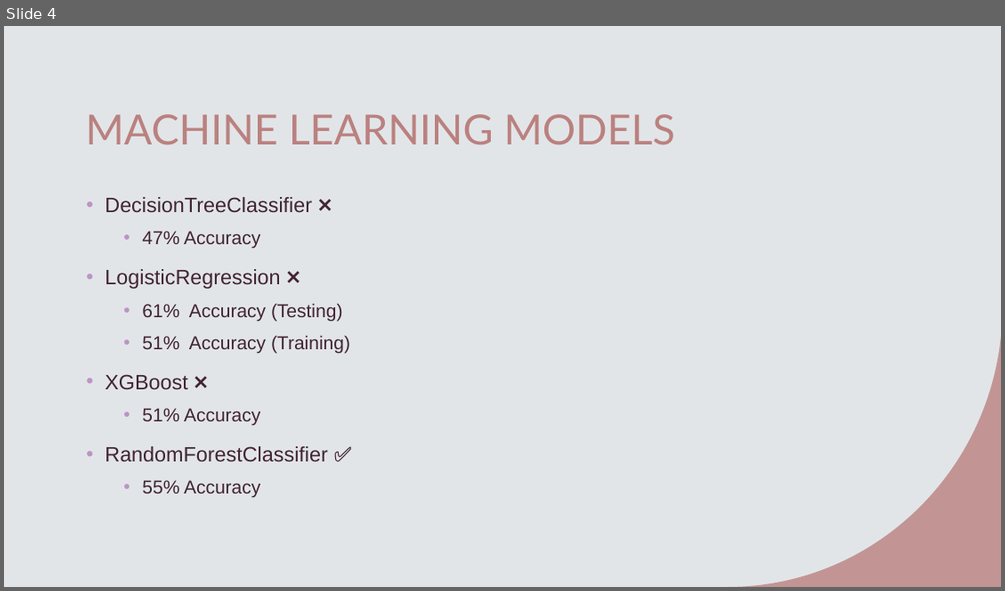
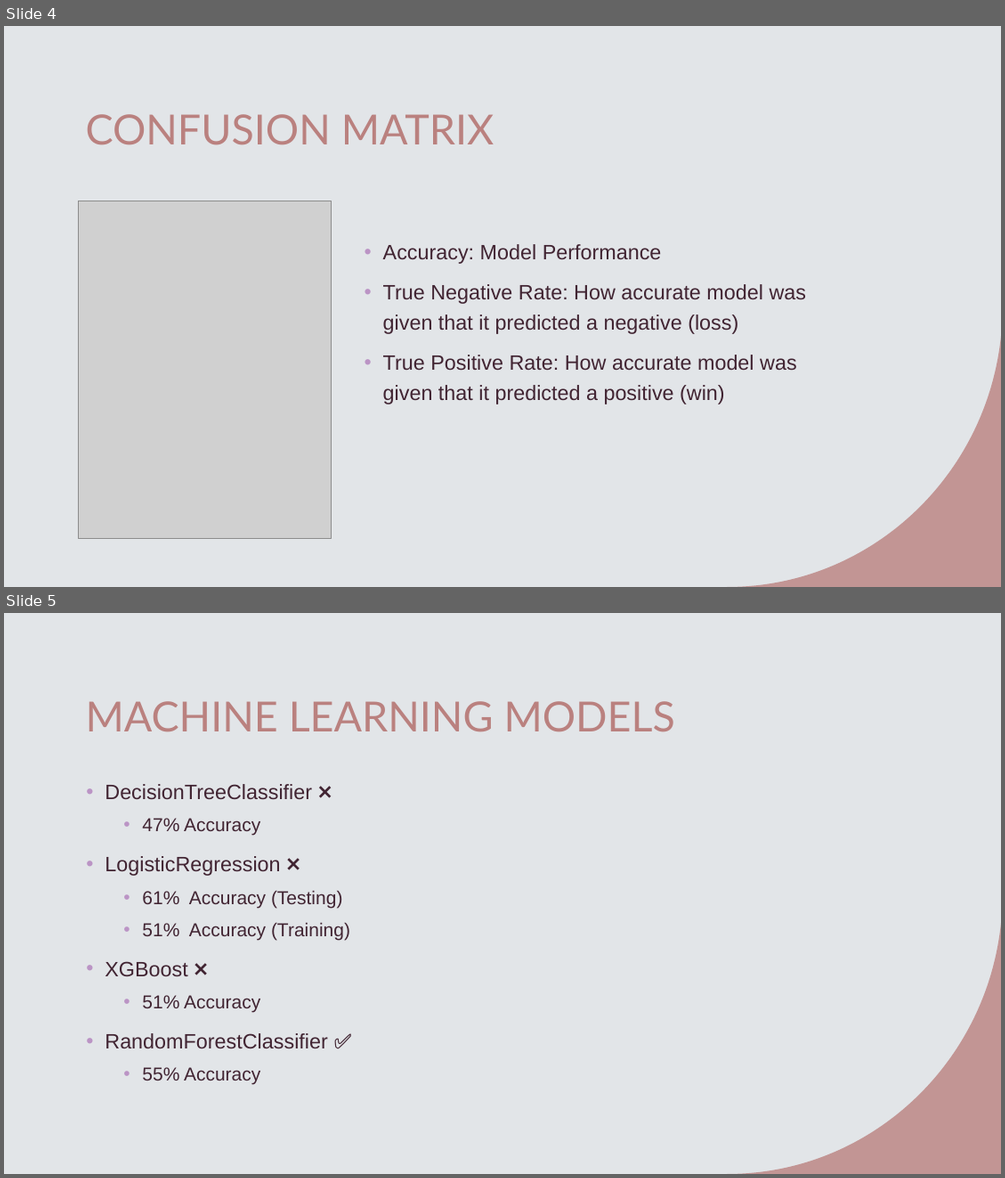
Before and after one commit to olivedisaster/final-project, a slide deck: Final Presentation.pptx. Shown one above the other, each under a label of ours: slide 4 before the commit, slides 4 and 5 after it. The pictures are 1005x591 and 1005x1178 pixels, drawn with LibreOffice and Linux fonts; fonts in the diff are those of the drawing; grey boxes stand for pictures. Boxes give left, top, right and bottom in pixels: in the first picture for what was removed or moved away, otherwise in the second. Text is boxed around its words. In the diff, an @@ line names an element or a change of style, - is before the commit and + after.

```diff
--- a/Final Presentation.pptx
+++ b/Final Presentation.pptx
@@ slide 4 added at (4, 26, 1001, 587), background #E2E5E8; not listed: 1 template element that a slide beside it also shows @@
@@ title added at (86, 114, 494, 145), 40 pt, text #BA817F @@
+CONFUSION MATRIX
@@ picture added at (78, 201, 331, 539) @@
@@ text added at (383, 244, 807, 404), 20 pt, text #412432 @@
+• Accuracy: Model Performance
+• True Negative Rate: How accurate model was given that it predicted a negative (loss)
+• True Positive Rate: How accurate model was given that it predicted a positive (win)
@@ what was slide 4 is now slide 5 @@
```
Also in this commit, not shown: 3 slides changed.
